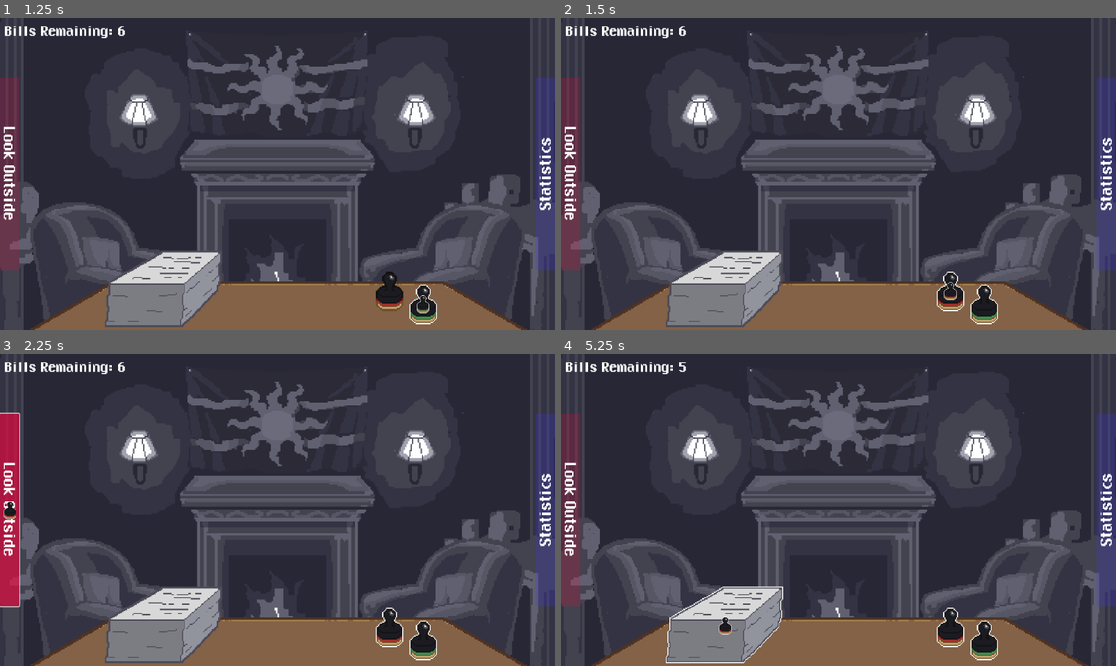
Above: before the commit, frames 1-4 (two rows, left to right).
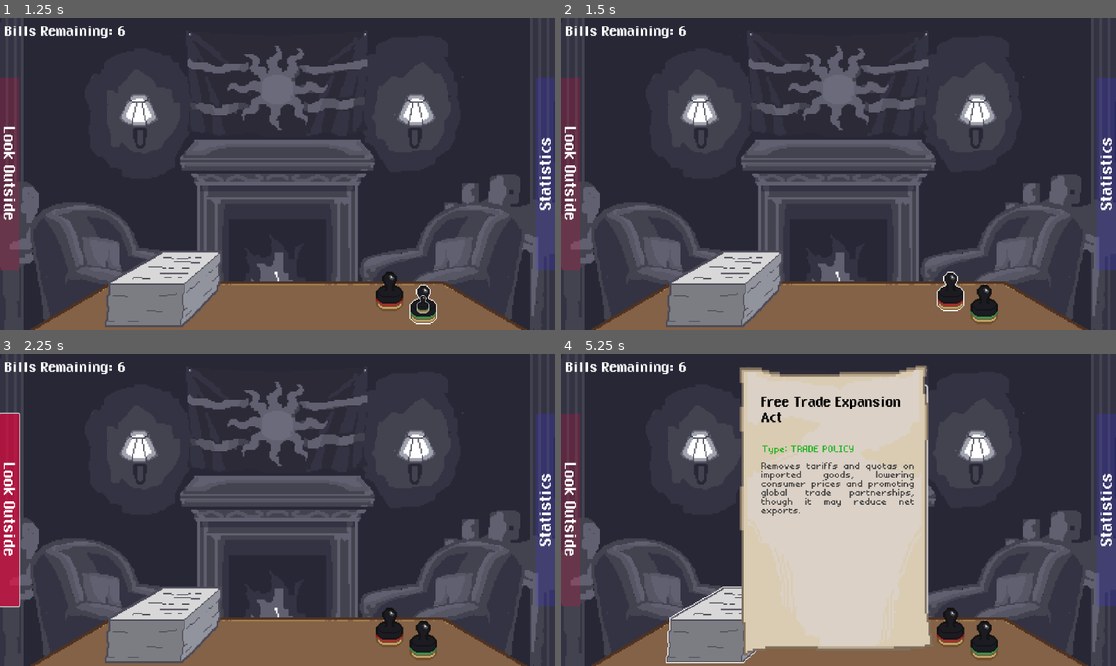
Above: after the commit, the same moments.

Repository: thefirstmine/policies-please
Game: Godot game, scene res://scenes/main_game.tscn
Two runs of this game, one before a commit and one after it. Both use one fixed random seed, a clock stepped at 60 frames per second and the inputs below. Sound files missing from this copy of the repository are replaced by a short silence.
Inputs (mouse positions are in pixels of both pictures, inside the frame that each line leads up to):
- Up to frame 1 (1.25 s): click (421, 301) at 0.5 s
- Up to frame 2 (1.5 s): click (949, 289) at 1.25 s
- Up to frame 3 (2.25 s): click "Look Outside" at 2 s
- Up to frame 4 (5.25 s): click "Statistics" at 2.75 s; click (727, 625) at 3.5 s; click "Free Trade Expansion Act" at 4.25 s; click (727, 625) at 5 s

Frame 1 is identical in both runs. In frame 2, 0.1% of the frame differs, in the area x 68-79%, y 84-99%; in frame 3, 0.3%; in frame 4, 30%, in the area x 21-79%, y 2-99%.

Commit message:
Added Audio, Sound Effects, Music, Fixed Stamp Buttons and made it feel smoother
Added Music to game scene (with delay), sound effects for stamp, side button clicks, bill approving/denying, etc. Fixed buttons by untoggling the other stamp when a stamp is selected.

Diff:
--- a/DefaultActions.gd
+++ b/DefaultActions.gd
@@ -7,8 +7,19 @@
 
 
 func _on_stamp_approve_toggled(toggled_on: bool) -> void:
+	$"../../SFX1".stream = load("res://assets/Audio/mouseHover.wav")
+	$"../../SFX1".play()
 	SignalBus.emit_signal("StampSelected_Approve", toggled_on)
+	if $StampDeny.button_pressed:
+		$StampDeny.button_pressed = false
+		SignalBus.emit_signal("StampSelected_Deny", false)
+func _on_stamp_deny_toggled(toggled_on: bool) -> void:
+	$"../../SFX1".stream = load("res://assets/Audio/mouseHover.wav")
+	$"../../SFX1".play()
+	SignalBus.emit_signal("StampSelected_Deny", toggled_on)
+	if $StampApprove.button_pressed:
+		$StampApprove.button_pressed = false
+		SignalBus.emit_signal("StampSelected_Approve", false)
 
-
-func _on_stamp_deny_toggled(toggled_on: bool) -> void:
-	SignalBus.emit_signal("StampSelected_Deny", toggled_on)
+func _on_stamp_mouse_entered() -> void:
+	pass
--- a/scenes/default.tscn
+++ b/scenes/default.tscn
@@ -77,5 +77,7 @@
 
 [connection signal="pressed" from="PaperStack" to="." method="_on_paper_stack_pressed"]
 [connection signal="toggled" from="PaperStack" to="." method="_on_paper_stack_toggled"]
+[connection signal="mouse_entered" from="StampApprove" to="." method="_on_stamp_mouse_entered"]
 [connection signal="toggled" from="StampApprove" to="." method="_on_stamp_approve_toggled"]
+[connection signal="mouse_entered" from="StampDeny" to="." method="_on_stamp_mouse_entered"]
 [connection signal="toggled" from="StampDeny" to="." method="_on_stamp_deny_toggled"]
--- a/scenes/main_game.tscn
+++ b/scenes/main_game.tscn
@@ -1,14 +1,17 @@
-[gd_scene load_steps=18 format=3 uid="uid://ymir6m4xep68"]
+[gd_scene load_steps=24 format=3 uid="uid://ymir6m4xep68"]
 
 [ext_resource type="PackedScene" uid="uid://q8vlmxq300cd" path="res://scenes/economy_engine.tscn" id="2_ipu61"]
 [ext_resource type="Script" uid="uid://d0guekvm4yrdf" path="res://scripts/GameControl.gd" id="3_70vka"]
 [ext_resource type="PackedScene" uid="uid://bucwegmqhbbyh" path="res://scenes/developer_screen.tscn" id="3_ygxny"]
 [ext_resource type="PackedScene" uid="uid://3ehs24ltueon" path="res://scenes/passing_policies_screen.tscn" id="5_ipu61"]
+[ext_resource type="Script" uid="uid://bv7q4p4ixrf6a" path="res://scenes/move_left.gd" id="6_nqdth"]
 [ext_resource type="FontFile" uid="uid://tky48g22e3sq" path="res://assets/Fonts/ChixaDemiBold.ttf" id="6_wi4c7"]
 [ext_resource type="PackedScene" uid="uid://cbybs0coya5ir" path="res://scenes/fiscal_report_screen.tscn" id="6_ygxny"]
 [ext_resource type="PackedScene" uid="uid://cxeh8jilnmpia" path="res://scenes/default.tscn" id="7_wi4c7"]
 [ext_resource type="Texture2D" uid="uid://b8qp8ypdet0vv" path="res://assets/Art/stampDeny.png" id="8_70vka"]
+[ext_resource type="Script" uid="uid://cc5vv5ejr7pjb" path="res://scenes/move_right.gd" id="8_o6v7o"]
 [ext_resource type="PackedScene" uid="uid://33gtxv2npslv" path="res://scenes/year_results.tscn" id="9_2l77h"]
+[ext_resource type="Script" uid="uid://bkofxn3kwngpa" path="res://scenes/music.gd" id="11_5cypo"]
 
 [sub_resource type="Animation" id="Animation_5cypo"]
 length = 0.001
@@ -76,6 +79,12 @@
 [sub_resource type="StyleBoxFlat" id="StyleBoxFlat_5cypo"]
 bg_color = Color(0.239216, 0.211765, 1, 0.588235)
 
+[sub_resource type="AudioStream" id="AudioStream_2l77h"]
+
+[sub_resource type="AudioStream" id="AudioStream_nqdth"]
+
+[sub_resource type="AudioStream" id="AudioStream_5cypo"]
+
 [node name="root" type="Node2D"]
 
 [node name="Economy" parent="." instance=ExtResource("2_ipu61")]
@@ -118,6 +127,7 @@
 theme_override_styles/hover = SubResource("StyleBoxFlat_nqdth")
 theme_override_styles/pressed = SubResource("StyleBoxFlat_70vka")
 theme_override_styles/normal = SubResource("StyleBoxFlat_70vka")
+script = ExtResource("6_nqdth")
 
 [node name="Label" type="Label" parent="Canvas/MoveLeft"]
 texture_filter = 1
@@ -154,6 +164,7 @@
 theme_override_styles/hover = SubResource("StyleBoxFlat_5cypo")
 theme_override_styles/pressed = SubResource("StyleBoxFlat_2l77h")
 theme_override_styles/normal = SubResource("StyleBoxFlat_2l77h")
+script = ExtResource("8_o6v7o")
 
 [node name="Label" type="Label" parent="Canvas/MoveRight"]
 texture_filter = 1
@@ -209,3 +220,18 @@
 offset_right = 60.165
 offset_bottom = 69.755
 mouse_filter = 2
+
+[node name="SFX1" type="AudioStreamPlayer" parent="."]
+stream = SubResource("AudioStream_2l77h")
+
+[node name="SFX2" type="AudioStreamPlayer" parent="."]
+stream = SubResource("AudioStream_nqdth")
+
+[node name="Music" type="AudioStreamPlayer" parent="."]
+stream = SubResource("AudioStream_5cypo")
+volume_db = -10.0
+script = ExtResource("11_5cypo")
+
+[connection signal="pressed" from="Canvas/MoveLeft" to="Canvas/MoveLeft" method="_on_pressed"]
+[connection signal="pressed" from="Canvas/MoveRight" to="Canvas/MoveRight" method="_on_pressed"]
+[connection signal="finished" from="Music" to="Music" method="_on_finished"]
--- /dev/null
+++ b/scenes/move_left.gd
@@ -0,0 +1,7 @@
+extends Button
+
+
+
+func _on_pressed() -> void:
+	$"../../SFX1".stream = load("res://assets/Audio/uihoversfx.wav")
+	$"../../SFX1".play()
--- /dev/null
+++ b/scenes/move_right.gd
@@ -0,0 +1,7 @@
+extends Button
+
+
+
+func _on_pressed() -> void:
+	$"../../SFX1".stream = load("res://assets/Audio/uihoversfx.wav")
+	$"../../SFX1".play()
--- /dev/null
+++ b/scenes/music.gd
@@ -0,0 +1,7 @@
+extends AudioStreamPlayer
+
+func playDelay():
+	await get_tree().create_timer(1).timeout
+	play()
+func _on_finished() -> void:
+	play()
--- a/scripts/GameControl.gd
+++ b/scripts/GameControl.gd
@@ -9,7 +9,15 @@
 var PoliciesReviewed = 0
 var isFinishingUpFiscalYear = false
 var CompiledPassedBills: Array
+var SFXPlayer1
+var SFXPlayer2
+var MusicPlayer
 func _ready():
+	SFXPlayer1 = $"../SFX1"
+	SFXPlayer2 = $"../SFX2"
+	MusicPlayer = $"../Music"
+	MusicPlayer.stream = load("res://assets/Audio/gameMusic.wav")
+	MusicPlayer.playDelay()
 	SignalBus.connect("displayBill", _on_paperstack_toggle)
 	SignalBus.connect("StampSelected_Deny", _on_StampSelectedDeny_toggle)
 	SignalBus.connect("StampSelected_Approve",_on_StampSelectedApprove_toggle)
@@ -23,7 +31,12 @@
 	$AnimationPlayer.play("fade_to_black")
 func _on_paperstack_toggle(value):
 	$PassingPolicies.visible = value
-
+	if $PassingPolicies.visible == true:
+		SFXPlayer1.stream = load("res://assets/Audio/paperSFX.mp3")
+		SFXPlayer1.play()
+	else:
+		SFXPlayer1.stream = load("res://assets/Audio/paperDeselect.mp3")
+		SFXPlayer1.play()
 func _on_StampSelectedDeny_toggle(value):
 	isDenying = value
 	isApproving = !value
@@ -53,6 +66,8 @@
 	if isDenying:
 		$PassingPolicies/Paper/Stamp.texture = load('res://assets/Art/Denied.png')
 	if isApproving or isDenying:
+		SFXPlayer1.stream = load("res://assets/Audio/stampsfx.wav")
+		SFXPlayer1.play()
 		PoliciesReviewed += 1
 		$RemainingBills.text = "Bills Remaining: " + str(MAX_POLICIES_TO_REVIEW - PoliciesReviewed)
 		$PassingPolicies/Paper/Stamp.visible = true
--- a/scripts/PolicyActions.gd
+++ b/scripts/PolicyActions.gd
@@ -5,6 +5,7 @@
 
 func _on_paper_pressed() -> void:
 	SignalBus.emit_signal("policyPressed")
+
 
 func _on_policyDisplay(policyData):
 
Not shown, added: assets/Audio/approvesfx.wav.import
Not shown, added: assets/Audio/fireplacesfx.wav.import
Not shown, added: assets/Audio/gameMusic.wav.import
Not shown, added: assets/Audio/mouseHover.wav.import
Not shown, added: assets/Audio/paper.wav.import
Not shown, added: assets/Audio/paperDeselect.mp3.import
Not shown, added: assets/Audio/paperSFX.mp3.import
Not shown, added: assets/Audio/papersfx.wav.import
Not shown, added: assets/Audio/stampsfx.wav.import
Not shown, added: assets/Audio/uihoversfx.wav.import
Not shown, added: scenes/move_left.gd.uid
Not shown, added: scenes/move_right.gd.uid
(and 10 more such lines)
